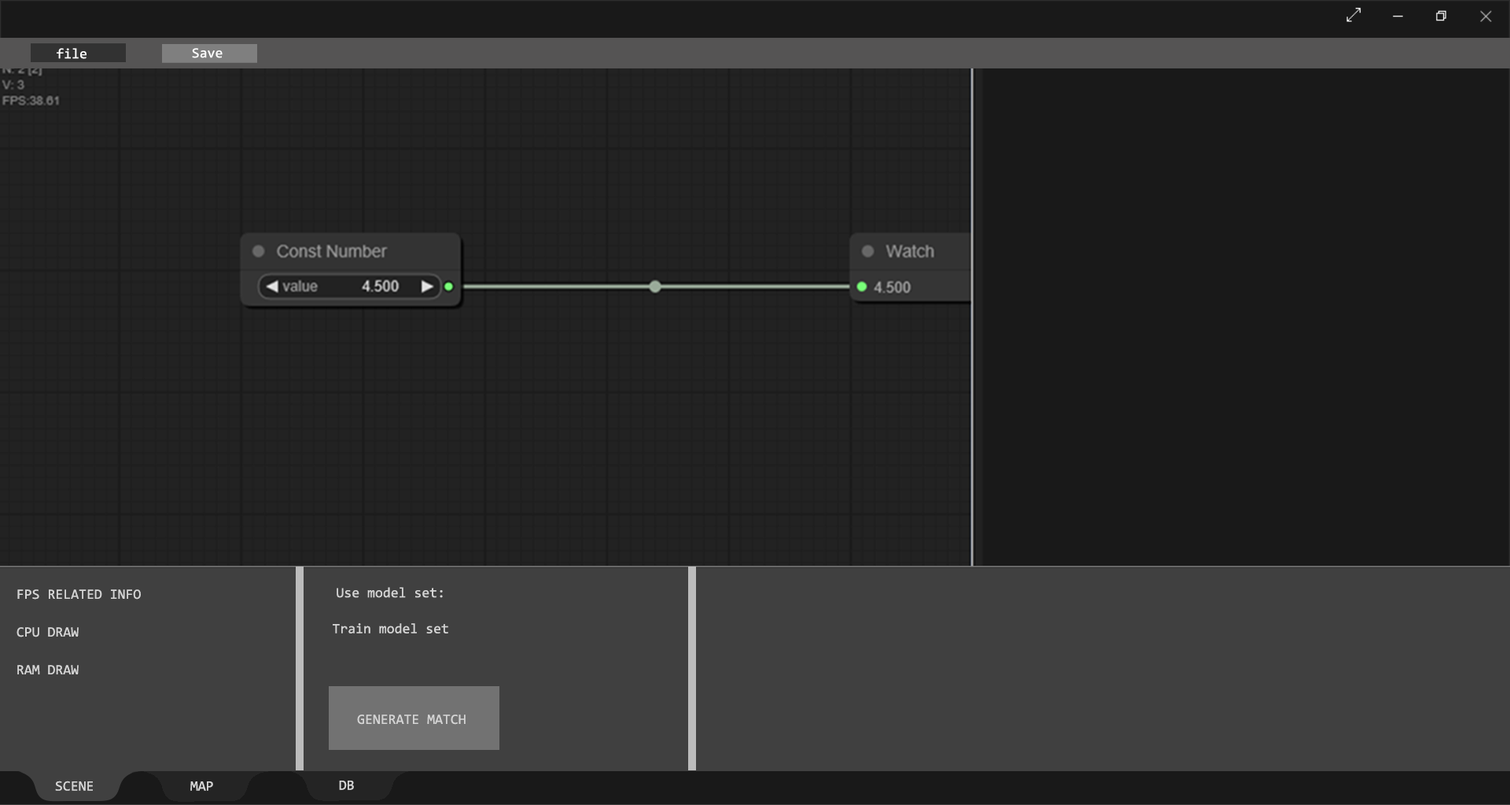
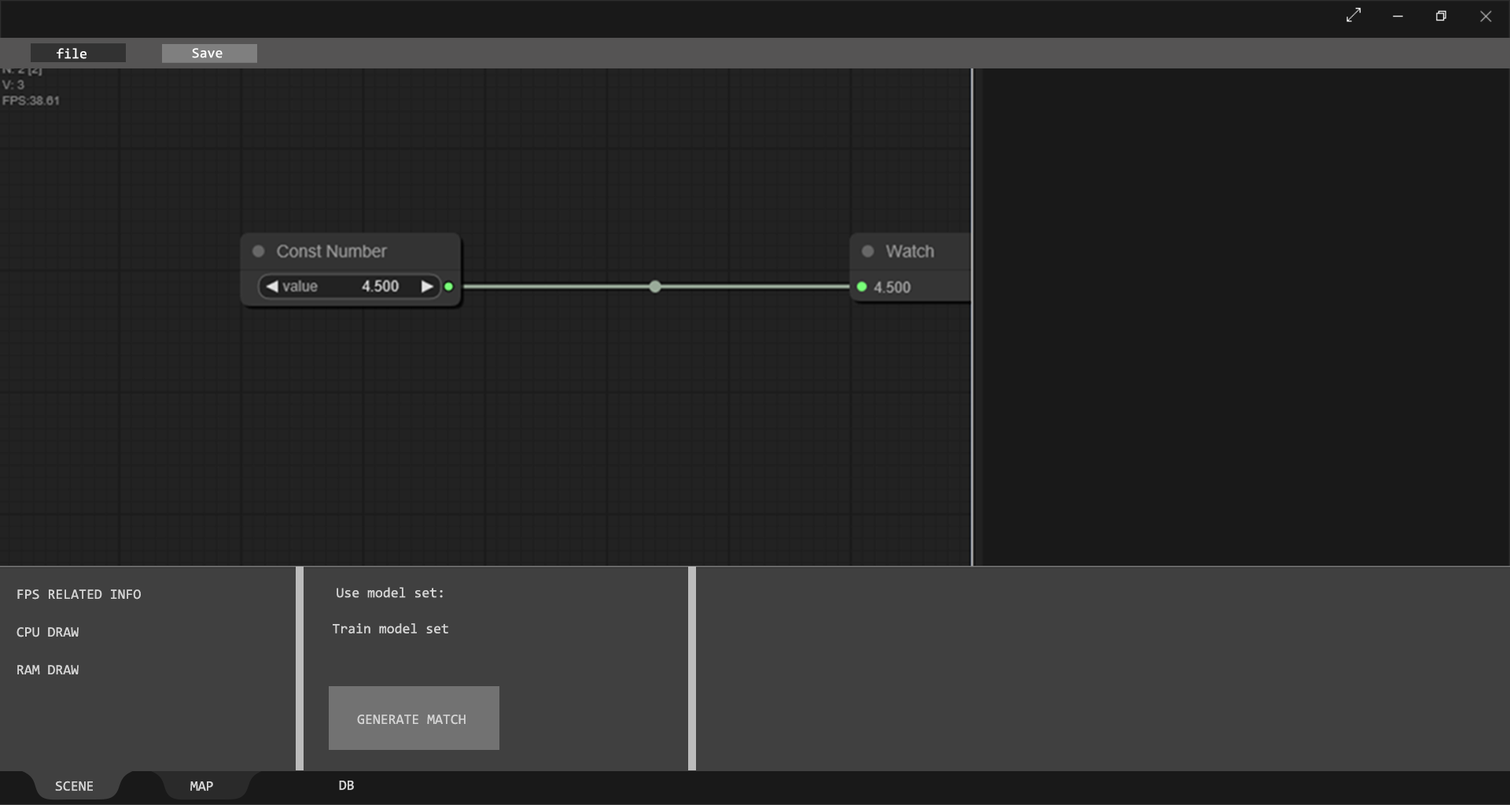
Two versions of the same layered image (1510px x 805px). Layer-by-layer changes:
painted on "scene_in_focus" over [18, 770, 141, 802]
moved "MAP" above "scene_out_focus" over [190, 781, 214, 791]
removed layer "scene_out_focus" (2nd of 2, in "status") from group "status" over [143, 770, 269, 802]
painted on "scene_out_focus" (in "status") over [150, 770, 409, 801]
